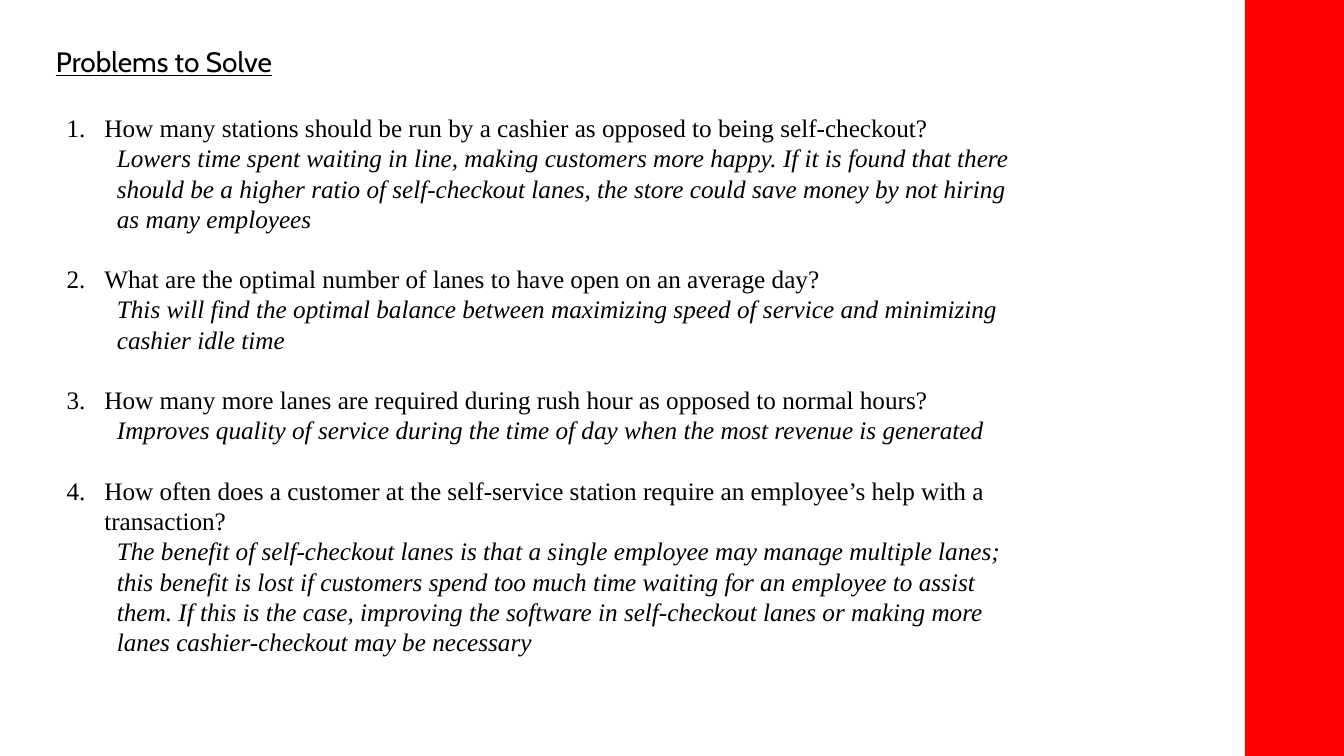
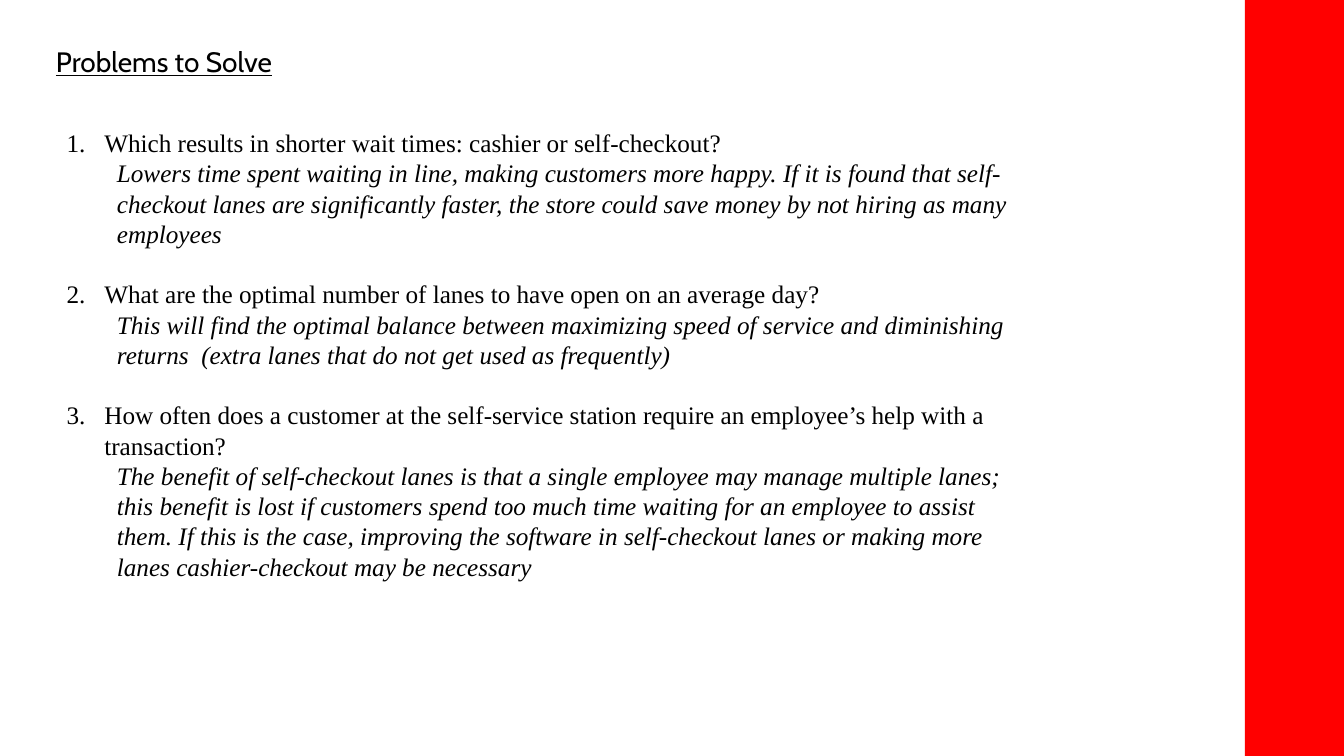
Before and after one commit to adn17/CS1538-Final-Project-Giant-Eagle, a slide deck: slide 3 of 1538_Powerpoint.pptx. Drawn at 1344x756 pixels with LibreOffice and Linux fonts; fonts in the diff are those of the drawing. Boxes give left, top, right and bottom in pixels: in the first picture for what was removed or moved away, otherwise in the second. Text is boxed around its words. In the diff, an @@ line names an element or a change of style, - is before the commit and + after.

Commit message:
Final commit for simulation itself, I think. Made a few cahnges to the powerpoint and will do results now

```diff
--- a/1538_Powerpoint.pptx
+++ b/1538_Powerpoint.pptx
@@ text at <box>104,134,1007,249</box>: text changed @@
-1. How many stations should be run by a cashier as opposed to being self-checkout?
-  Lowers time spent waiting in line, making customers more happy. If it is found that there should be a higher ratio of self-checkout lanes, the store could save money by not hiring as many employees
+1. Which results in shorter wait times: cashier or self-checkout?
+  Lowers time spent waiting in line, making customers more happy. If it is found that self-checkout lanes are significantly faster, the store could save money by not hiring as many employees
@@ text at <box>117,316,1004,370</box>: text changed @@
-  This will find the optimal balance between maximizing speed of service and minimizing cashier idle time
-3. How many more lanes are required during rush hour as opposed to normal hours?
-  Improves quality of service during the time of day when the most revenue is generated
+  This will find the optimal balance between maximizing speed of service and diminishing returns (extra lanes that do not get used as frequently)
```
Also in this commit, not shown: 4 other slides changed, 1 slide added, 4 other files.
